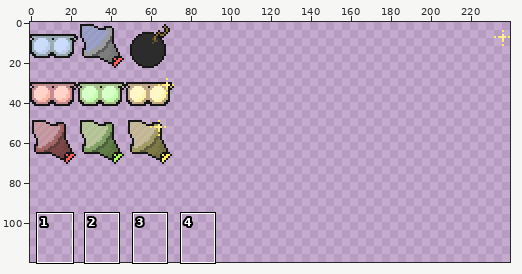
File history of a sprite sheet, SMS_upgSheet.png. The first picture is a wide view before the edit; the outline marks the close-up.
Close-up. Before:
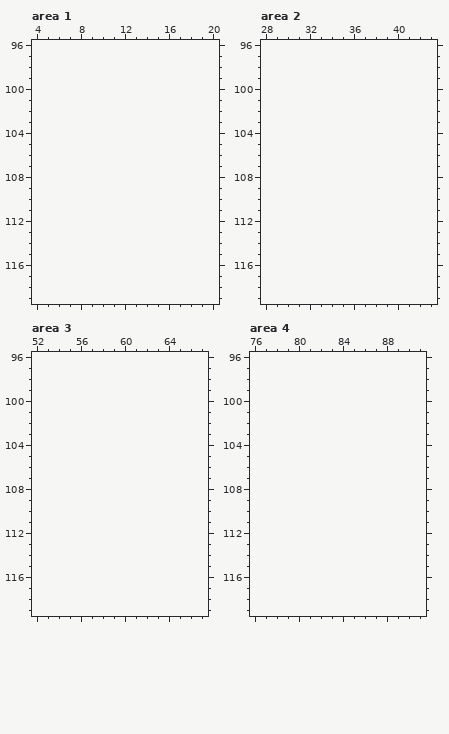
The file is 480x144 pixels, drawn in blocks of 2x2; one block is one cell here. Colours within 5 levels of each other are drawn and written as one. Shown: area 1: x 4..20, y 96..119; area 2: x 28..43, y 96..119; area 3: x 52..67, y 96..119; area 4: x 76..91, y 96..119. The old version is drawn lined up with the new one, on the new canvas. The commit also changed other parts of the picture, which this record leaves out.
Now the later version:
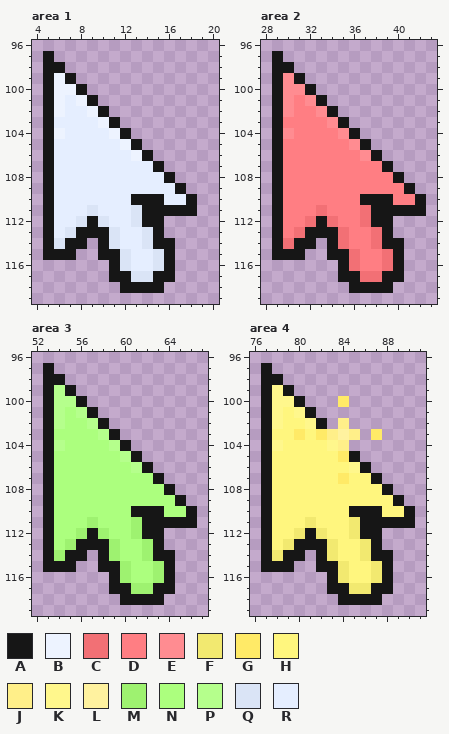
Palette (. is transparent): A #161616  B #edf3ff  C #f27075  D #ff7e83  E #ff8c91  F #f2e970  G #ffea67  H #fff67e  J #ffef89  K #fff78c  L #fff29f  M #9ef270  N #acff7e  P #b5ff8c  Q #dae4f6  R #e5eeff
The edit:
canvas 240x72 -> 240x120
--- area 1
@@ x 4..20 @@
  96 .................
- 97 .................
- 98 .................
- 99 .................
-100 .................
-101 .................
-102 .................
-103 .................
-104 .................
-105 .................
-106 .................
-107 .................
-108 .................
-109 .................
-110 .................
-111 .................
-112 .................
-113 .................
-114 .................
-115 .................
-116 .................
-117 .................
-118 .................
+ 97 .A...............
+ 98 .AA..............
+ 99 .ABA.............
+100 .ABBA............
+101 .ABRBA...........
+102 .ABRRBA..........
+103 .ARRRRBA.........
+104 .ABRRRRBA........
+105 .ARRRRRRBA.......
+106 .ARRRRRRRBA......
+107 .ARRRRRRRRRA.....
+108 .ARRRRRRRRRRA....
+109 .ARRRRRRRRRRRA...
+110 .ARRRRRRRAAARRA..
+111 .ARRRQRRRQAAAAA..
+112 .ARRQAQRRQAA.....
+113 .ARQAAAQRRQA.....
+114 .AQAA.AQRRQAA....
+115 .AAA..AAQRRQA....
+116 .......AQRRQA....
+117 .......AAQQAA....
+118 ........AAAA.....
 119 .................
--- area 2
@@ x 28..43 @@
  96 ................
- 97 ................
- 98 ................
- 99 ................
-100 ................
-101 ................
-102 ................
-103 ................
-104 ................
-105 ................
-106 ................
-107 ................
-108 ................
-109 ................
-110 ................
-111 ................
-112 ................
-113 ................
-114 ................
-115 ................
-116 ................
-117 ................
-118 ................
+ 97 .A..............
+ 98 .AA.............
+ 99 .AEA............
+100 .AEEA...........
+101 .AEDEA..........
+102 .AEDDEA.........
+103 .ADDDDEA........
+104 .AEDDDDEA.......
+105 .ADDDDDDEA......
+106 .ADDDDDDDEA.....
+107 .ADDDDDDDDDA....
+108 .ADDDDDDDDDDA...
+109 .ADDDDDDDDDDDA..
+110 .ADDDDDDDAAADDA.
+111 .ADDDCDDDCAAAAA.
+112 .ADDCACDDCAA....
+113 .ADCAAACDDCA....
+114 .ACAA.ACDDCAA...
+115 .AAA..AACDDCA...
+116 .......ACDDCA...
+117 .......AACCAA...
+118 ........AAAA....
 119 ................
--- area 3
@@ x 52..67 @@
  96 ................
- 97 ................
- 98 ................
- 99 ................
-100 ................
-101 ................
-102 ................
-103 ................
-104 ................
-105 ................
-106 ................
-107 ................
-108 ................
-109 ................
-110 ................
-111 ................
-112 ................
-113 ................
-114 ................
-115 ................
-116 ................
-117 ................
-118 ................
+ 97 .A..............
+ 98 .AA.............
+ 99 .APA............
+100 .APPA...........
+101 .APNPA..........
+102 .APNNPA.........
+103 .ANNNNPA........
+104 .APNNNNPA.......
+105 .ANNNNNNPA......
+106 .ANNNNNNNPA.....
+107 .ANNNNNNNNNA....
+108 .ANNNNNNNNNNA...
+109 .ANNNNNNNNNNNA..
+110 .ANNNNNNNAAANNA.
+111 .ANNNMNNNMAAAAA.
+112 .ANNMAMNNMAA....
+113 .ANMAAAMNNMA....
+114 .AMAA.AMNNMAA...
+115 .AAA..AAMNNMA...
+116 .......AMNNMA...
+117 .......AAMMAA...
+118 ........AAAA....
 119 ................
--- area 4
@@ x 76..91 @@
  96 ................
- 97 ................
- 98 ................
- 99 ................
-100 ................
-101 ................
-102 ................
-103 ................
-104 ................
-105 ................
-106 ................
-107 ................
-108 ................
-109 ................
-110 ................
-111 ................
-112 ................
-113 ................
-114 ................
-115 ................
-116 ................
-117 ................
-118 ................
+ 97 .A..............
+ 98 .AA.............
+ 99 .AKA............
+100 .AKKA...G.......
+101 .AKHKA..........
+102 .AKHHKA.J.......
+103 .AHHGHGJLJ.G....
+104 .AKHHHHKJ.......
+105 .AHHHHHHGA......
+106 .AHHHHHHHKA.....
+107 .AHHHHHHGHHA....
+108 .AHHHHHHHHHHA...
+109 .AHHHHHHHHHHHA..
+110 .AHHHHHHHAAAHHA.
+111 .AHHHFHHHFAAAAA.
+112 .AHHFAFHHFAA....
+113 .AHFAAAFHHFA....
+114 .AFAA.AFHHFAA...
+115 .AAA..AAFHHFA...
+116 .......AFHHFA...
+117 .......AAFFAA...
+118 ........AAAA....
 119 ................
Pixel boxes of the changes (left, top, right, bottom) in both close-ups:
added: (43, 51, 197, 293)
added: (272, 51, 426, 293)
added: (43, 363, 197, 605)
added: (261, 363, 415, 605)
